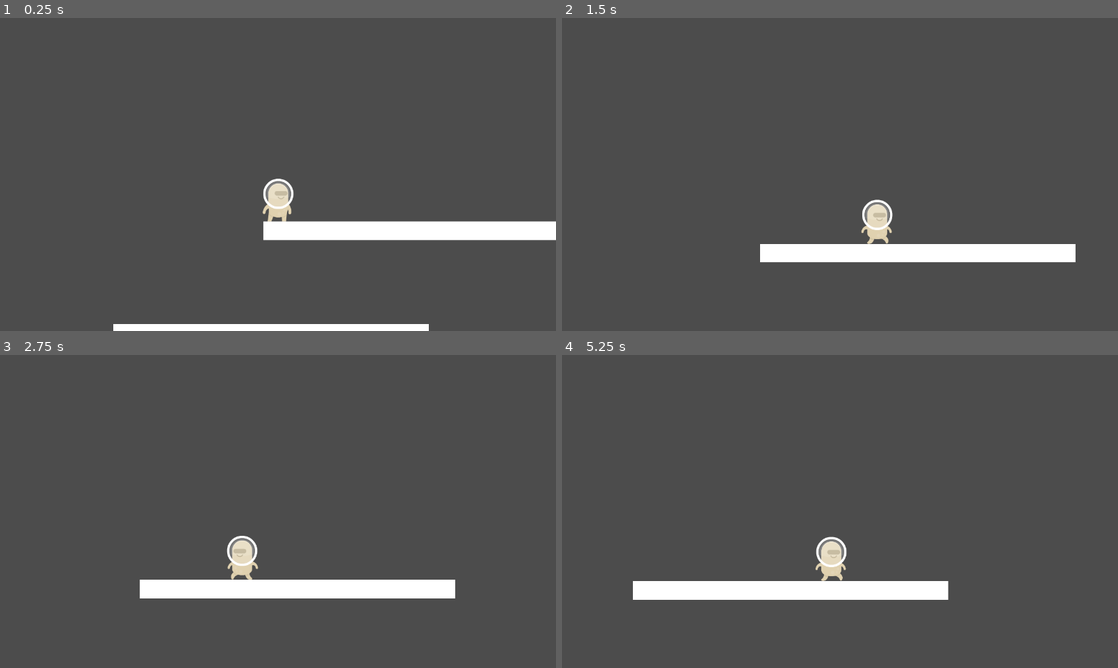
Above: before the commit, frames 1-4 (two rows, left to right).
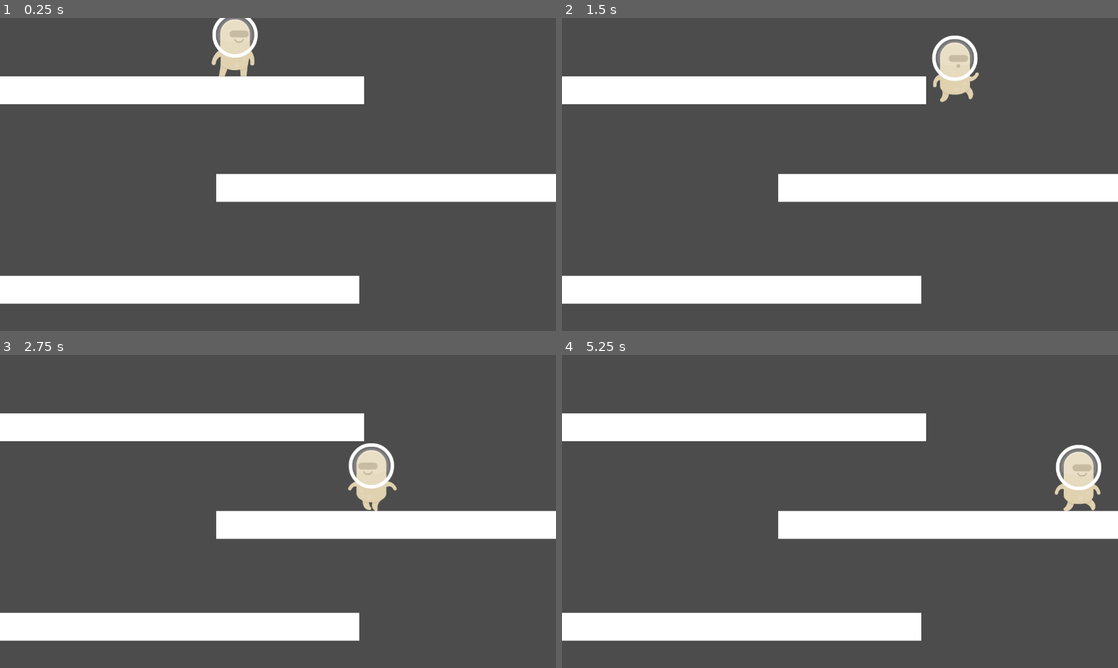
Above: after the commit, the same moments.

Repository: GROSS-Jeremy-2124027/SAE-Serious-game
Game: Godot game, scene res://level2.tscn
Two runs of this game, one before a commit and one after it. Both use one fixed random seed, a clock stepped at 60 frames per second and the inputs below. Before the commit the project starts from res://level1.tscn.
Inputs:
- Up to frame 1 (0.25 s): no input
- Up to frame 2 (1.5 s): tap Enter at 0.5 s; hold Right (ui_right) from 0.53 s (still down); tap Up (ui_up) at 0.77 s
- Up to frame 3 (2.75 s): tap Up (ui_up) at 1.52 s; release Right (ui_right) at 2.03 s; hold Left (ui_left) from 2.03 s (still down)
- Up to frame 4 (5.25 s): release Left (ui_left) at 2.78 s; hold Right (ui_right) 2.78-4.28 s; tap Up (ui_up) at 3.02, 3.77, 4.52 s; hold Left (ui_left) 4.28-5.03 s; hold Right (ui_right) from 5.03 s (still down)

The runs differ from the first frame. In frame 1, 23% of the frame differs, in the area x 0-100%, y 0-100%; in frame 2, 22%; in frame 3, 23%; in frame 4, 23%.

Commit message:
Level test pour les animation et camera du personnage

Diff:
--- a/godot-game/project.godot
+++ b/godot-game/project.godot
@@ -11,7 +11,7 @@
 [application]
 
 config/name="SAE"
-run/main_scene="res://level1.tscn"
+run/main_scene="res://level2.tscn"
 config/icon="res://icon.png"
 
 [display]
Not shown, changed: godot-game/export_presets.cfg
Not shown, changed: level-1/lvl1.html
Not shown, changed: level-1/lvl1.pck
Not shown, changed: level-2/lvl2.html
Not shown, changed: level-2/lvl2.pck
